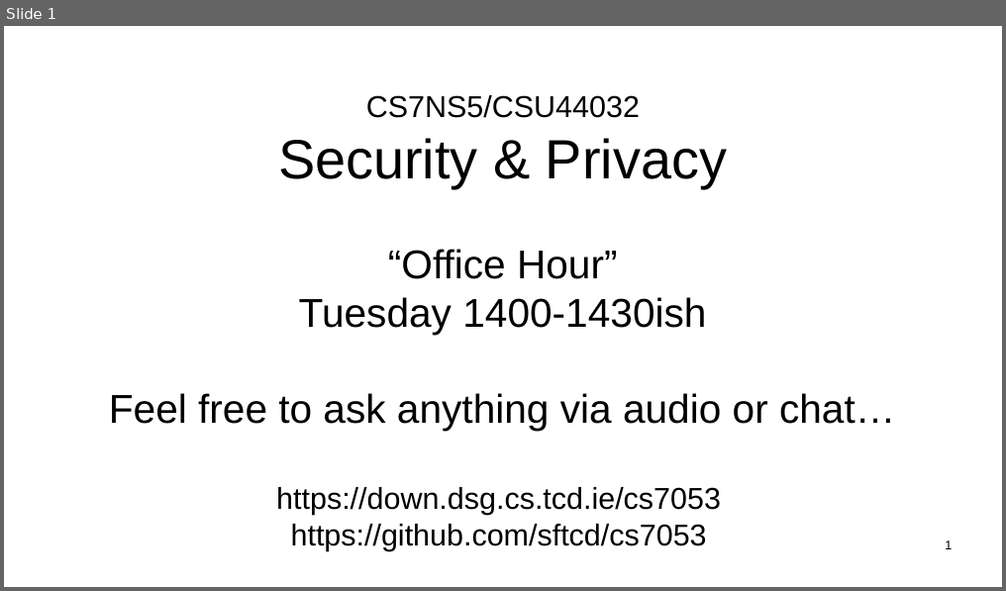
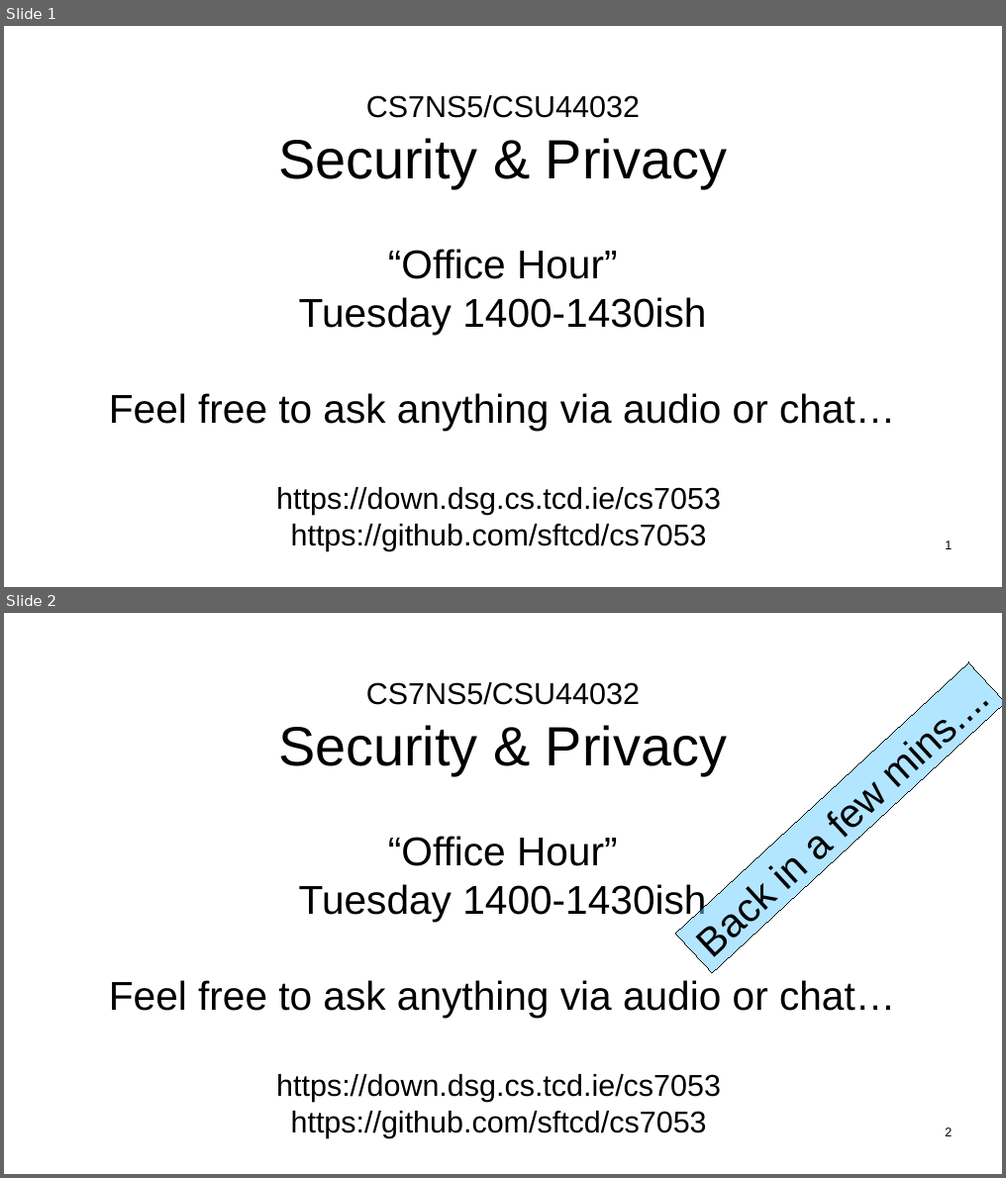
Before and after one commit to sftcd/cs7053, a slide deck: 2022lectures/office-hours.odp. Shown one above the other, each under a label of ours: slide 1 before the commit, slides 1 and 2 after it. The pictures are 1006x591 and 1006x1178 pixels, drawn with LibreOffice and Linux fonts; fonts in the diff are those of the drawing. Boxes give left, top, right and bottom in pixels: in the first picture for what was removed or moved away, otherwise in the second. Text is boxed around its words. In the diff, an @@ line names an element or a change of style, - is before the commit and + after.

```diff
--- a/2022lectures/office-hours.odp
+++ b/2022lectures/office-hours.odp
@@ slide 2 added at (x1=4, y1=613, x2=1002, y2=1174), background #FFFFFF @@
@@ rectangle added at (x1=676, y1=663, x2=1002, y2=973), fill #66CCFF at 50% opacity, outline #000000 0 pt, 32 pt, text #000000 @@
+Back in a few mins....
@@ subtitle added at (x1=109, y1=682, x2=895, y2=1139), 24 pt, text #000000 @@
+CS7NS5/CSU44032
+Security & Privacy
+“Office Hour”
+Tuesday 1400-1430ish
+Feel free to ask anything via audio or chat…
+https://down.dsg.cs.tcd.ie/cs7053
+https://github.com/sftcd/cs7053
@@ page number added at (x1=944, y1=1128, x2=951, y2=1137), 10 pt, text #000000 @@
+2
```
Also in this commit, not shown: 4 other files.
